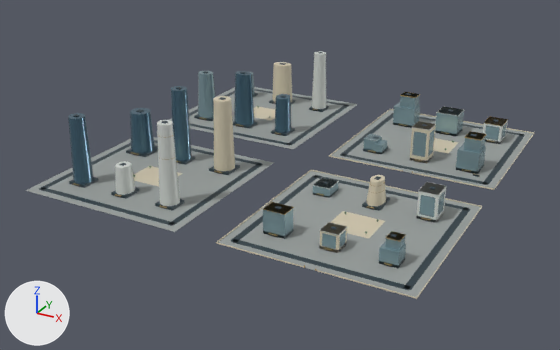
The glTF model web/public/assets/3d/ampliworld/GC-CITY-2030/GC-TILE-14-10.glb as it was, and as the next commit left it.
Both versions are drawn from a 50 mm lens placed at (4662.0, 3704.0, 603.0), pointed at (3981.0, 4942.0, -16.0). The lights are fixed; the arrows at lower left show +X, +Y and +Z. The picture after the commit comes second. Where no turn or scale is listed for an object, it has been applied to the vertices. Vertices at exactly the same position are counted once.

The first picture shows 'GC-TILE-14-10-blue', 'GC-TILE-14-10-dark', 'GC-TILE-14-10-glass', 'GC-TILE-14-10-gold', 'GC-TILE-14-10-ivory', 'GC-TILE-14-10-paving', 'GC-TILE-14-10-white'.
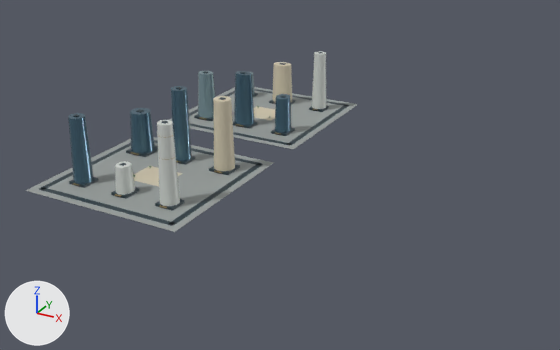
Boxes [x1, y1, x2, y2] around the edits, measured in the pictures (560 x 350 px):
'GC-TILE-14-10-paving', reshaped (34% narrower, 31% shorter): before [25, 87, 533, 297]; after [25, 87, 358, 232]
'GC-TILE-14-10-dark', reshaped (36% narrower, 27% shorter): before [39, 52, 525, 290]; after [39, 52, 350, 226]
'GC-TILE-14-10-glass', reshaped (81% narrower, 76% shorter): before [198, 71, 507, 268]; after [198, 71, 255, 118]
'GC-TILE-14-10-ivory', reshaped (60% narrower, 47% shorter): before [133, 62, 534, 299]; after [133, 62, 292, 186]
'GC-TILE-14-10-white', reshaped (46% narrower, 16% shorter): before [115, 51, 508, 235]; after [115, 51, 326, 206]
'GC-TILE-14-10-gold', reshaped: before [73, 92, 507, 271]; after [73, 102, 317, 208]
part 1 of me_mesh_0, deleted: before [331, 110, 533, 189]
part 2 of me_mesh_0, deleted: before [218, 171, 481, 297]
part 3 of me_mesh_1, deleted: before [231, 93, 525, 290]
part 4 of me_mesh_2, deleted: before [216, 109, 534, 299]
part 5 of me_mesh_5, deleted: before [263, 92, 507, 268]
part 6 of me_mesh_6, deleted: before [263, 92, 507, 271]
part 7 of me_mesh_7, deleted: before [313, 106, 508, 235]

What changed in the scene script:
```text
Change me_mesh_0:
    used by ob_gc_tile_14_10_paving; location = (0.0, 0.0, 0.0)
    remove me_mesh_0.from_pydata(...)  # 32 vertices, 48 faces; spans x 3621.0..4379.0, y 4621.0..5379.0, z 0.0
    add me_mesh_0.from_pydata(...)  # 16 vertices, 24 faces; spans x 3621.0..3959.0, y 4621.0..5379.0, z 0.0
    me_mesh_0 part 1: the loose piece of 8 vertices spanning x 4041.0..4379.0, y 5041.0..5379.0, z 0.0 is deleted
    me_mesh_0 part 2: the loose piece of 8 vertices spanning x 4041.0..4379.0, y 4621.0..4959.0, z 0.0 is deleted
Change me_mesh_1:
    used by ob_gc_tile_14_10_dark; location = (0.0, 0.0, 0.0)
    remove me_mesh_1.from_pydata(...)  # 520 vertices, 780 faces; spans x 3636.0..4364.0, y 4636.0..5364.0, z 0.0..156.0
    add me_mesh_1.from_pydata(...)  # 256 vertices, 384 faces; spans x 3636.0..3944.0, y 4636.0..5364.0, z 0.0..156.0
    me_mesh_1 part 3: 33 loose pieces with 264 vertices, spanning x 4056.0..4364.0, y 4636.0..5364.0, z 0.0..72.0, are deleted
Change me_mesh_2:
    used by ob_gc_tile_14_10_ivory; location = (0.0, 0.0, 0.0)
    remove me_mesh_2.from_pydata(...)  # 194 vertices, 312 faces; spans x 3750.0..4380.0, y 4620.0..5380.0, z 0.0..145.0
    add me_mesh_2.from_pydata(...)  # 60 vertices, 104 faces; spans x 3750.0..3911.0, y 4754.0..5322.0, z 0.0..145.0
    me_mesh_2 part 4: 15 loose pieces with 134 vertices, spanning x 4040.0..4380.0, y 4620.0..5380.0, z 0.0..71.0, are deleted
Change me_mesh_5:
    used by ob_gc_tile_14_10_glass; location = (0.0, 0.0, 0.0)
    remove me_mesh_5.from_pydata(...)  # 356 vertices, 548 faces; spans x 3667.0..4332.0, y 4686.0..5326.0, z 0.0..108.0
    add me_mesh_5.from_pydata(...)  # 44 vertices, 80 faces; spans x 3667.0..3713.0, y 5103.0..5326.0, z 5.0..108.0
    me_mesh_5 part 5: 39 loose pieces with 312 vertices, spanning x 4086.0..4332.0, y 4686.0..5325.0, z 0.0..70.0, are deleted
Change me_mesh_6:
    used by ob_gc_tile_14_10_gold; location = (0.0, 0.0, 0.0)
    remove me_mesh_6.from_pydata(...)  # 1202 vertices, 2076 faces; spans x 3668.0..4339.0, y 4620.0..5326.0, z 0.0..133.0
    add me_mesh_6.from_pydata(...)  # 888 vertices, 1584 faces; spans x 3668.0..3909.0, y 4679.0..5324.0, z 4.0..133.0
    me_mesh_6 part 6: 34 loose pieces with 314 vertices, spanning x 4089.0..4339.0, y 4620.0..5326.0, z 0.0..70.0, are deleted
Change me_mesh_7:
    used by ob_gc_tile_14_10_white; location = (0.0, 0.0, 0.0)
    remove me_mesh_7.from_pydata(...)  # 130 vertices, 216 faces; spans x 3774.0..4330.0, y 4683.0..5325.0, z 0.0..155.0
    add me_mesh_7.from_pydata(...)  # 66 vertices, 120 faces; spans x 3774.0..3908.0, y 4683.0..5320.0, z 5.0..155.0
    me_mesh_7 part 7: 8 loose pieces with 64 vertices, spanning x 4089.0..4330.0, y 4686.0..5325.0, z 0.0..71.0, are deleted
```
